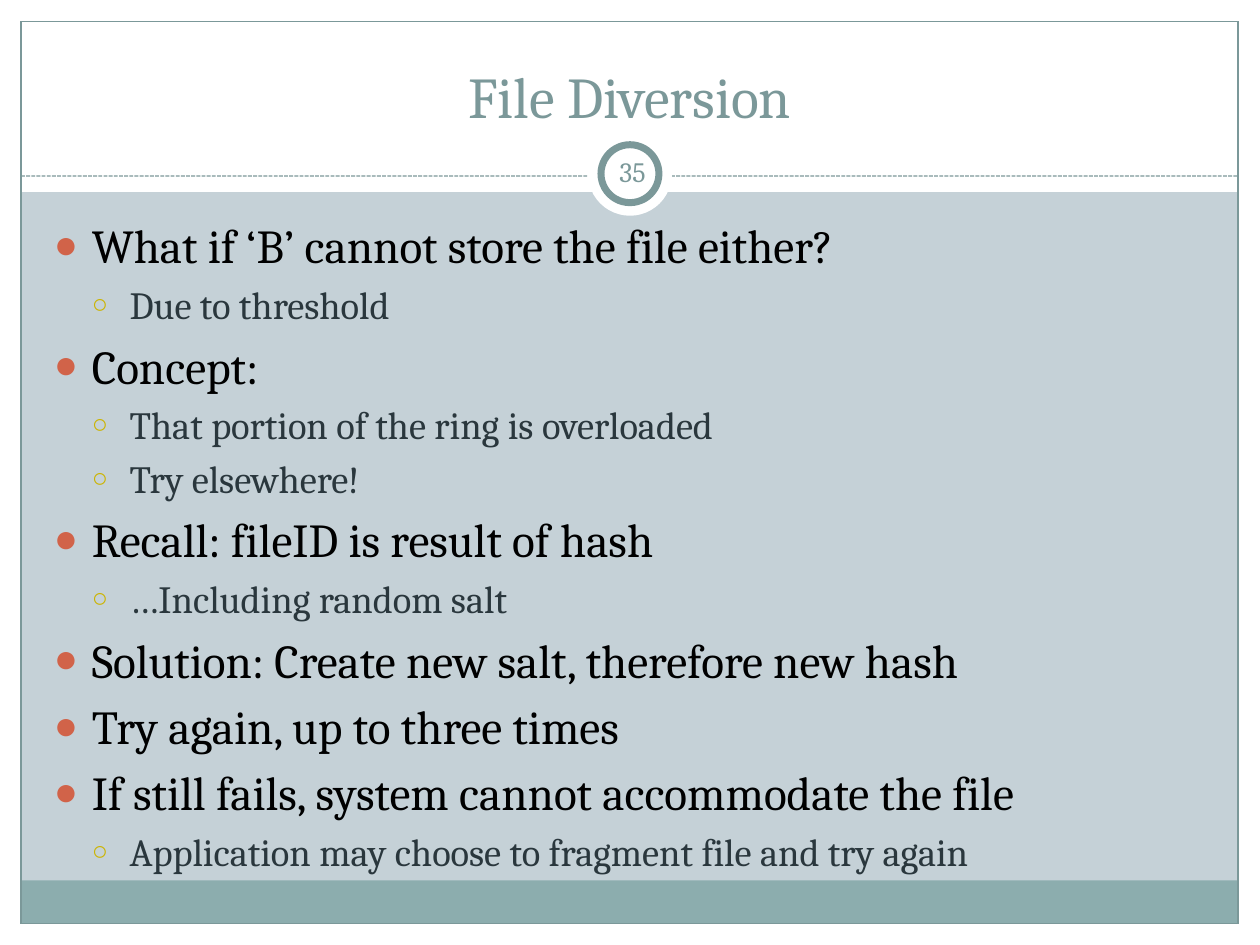
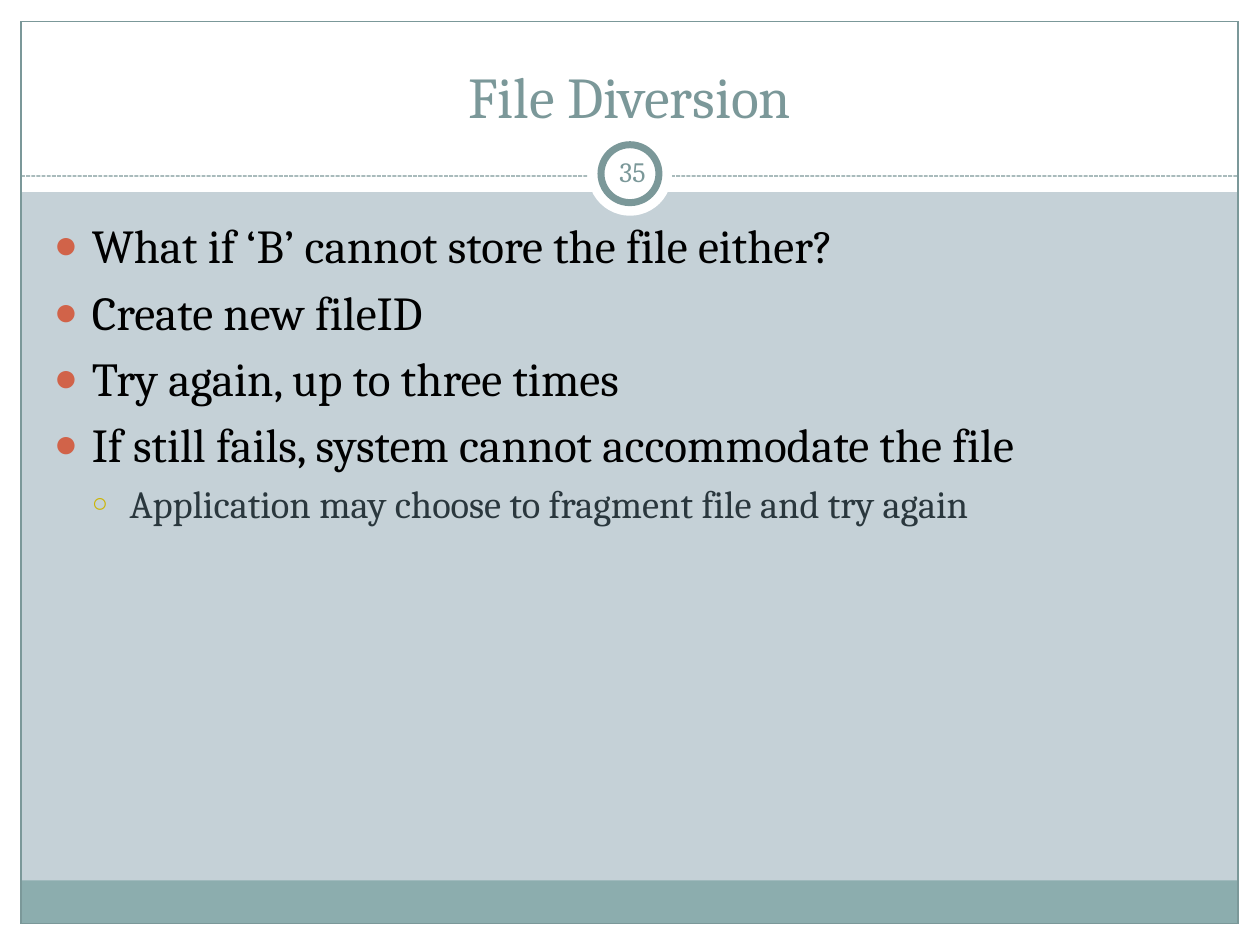
Before and after one commit to cs525-koala/documents, a slide deck: slide 35 of p2p/P2P Apps.pptx. Drawn at 1260x945 pixels with LibreOffice and Linux fonts; fonts in the diff are those of the drawing. Boxes give left, top, right and bottom in pixels: in the first picture for what was removed or moved away, otherwise in the second. Text is boxed around its words. In the diff, an @@ line names an element or a change of style, - is before the commit and + after.

```diff
--- a/p2p/P2P Apps.pptx
+++ b/p2p/P2P Apps.pptx
@@ text at [92,296,422,331]: text changed; size 22 to 27 pt; text colour #2A373D to #000000 @@
-  ○ Due to threshold
-● Concept:
-  ○ That portion of the ring is overloaded
-  ○ Try elsewhere!
-● Recall: fileID is result of hash
-  ○ …Including random salt
-● Solution: Create new salt, therefore new hash
+● Create new fileID
```
Also in this commit, not shown: 15 other slides changed.
